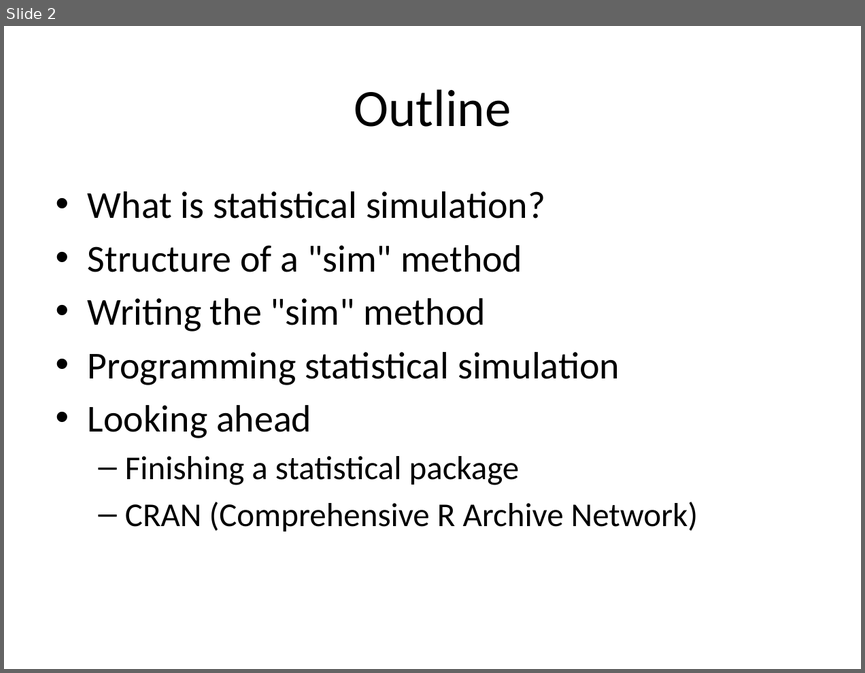
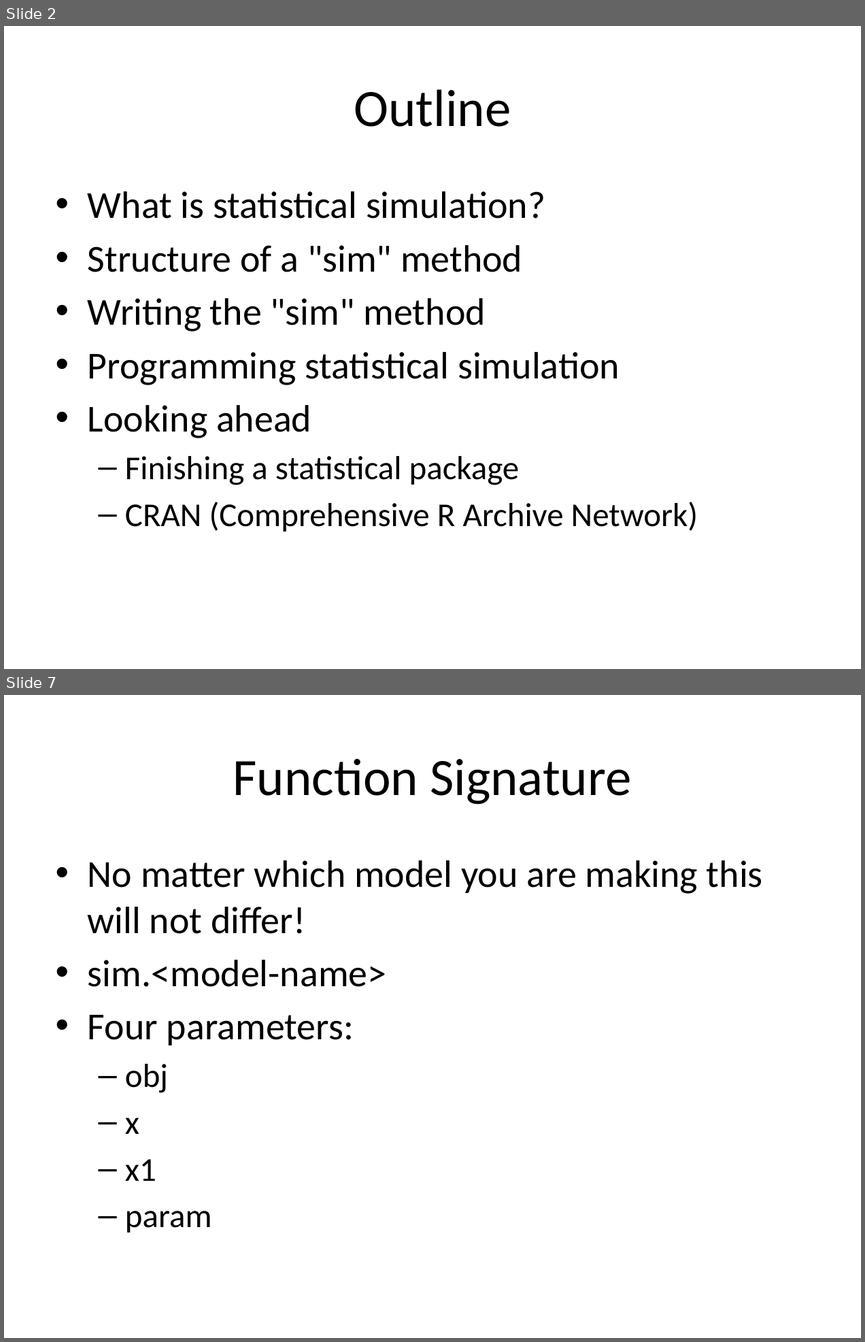
Before and after one commit to IQSS/Zelig4-Documentation, a slide deck: January-Class/Zelig_3_simulation.pptx. Shown one above the other, each under a label of ours: slide 2 before the commit, slides 2 and 7 after it; the slides between them are not shown. The pictures are 865x673 and 865x1342 pixels, drawn with LibreOffice and Linux fonts; fonts in the diff are those of the drawing. Boxes give left, top, right and bottom in pixels: in the first picture for what was removed or moved away, otherwise in the second. Text is boxed around its words. In the diff, an @@ line names an element or a change of style, - is before the commit and + after.

```diff
--- a/January-Class/Zelig_3_simulation.pptx
+++ b/January-Class/Zelig_3_simulation.pptx
@@ slide 7 added at [4,695,861,1338], background #FFFFFF @@
@@ title added at [232,758,631,804], 44 pt, text #000000 @@
+Function Signature
@@ text added at [88,860,763,1232], 32 pt, text #000000 @@
+• No matter which model you are making this will not differ!
+• sim.<model-name>
+• Four parameters:
+  – obj
+  – x
+  – x1
+  – param
```
Also in this commit, not shown: 8 other slides added, 1 other file.
